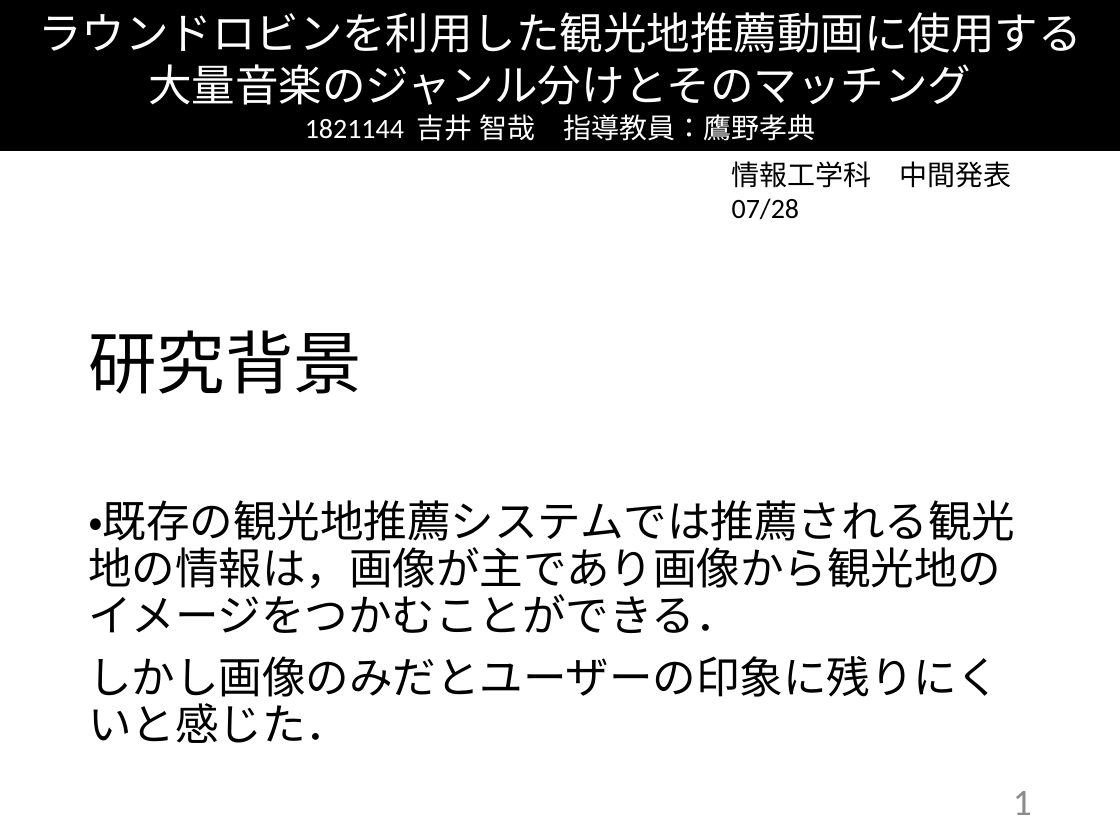
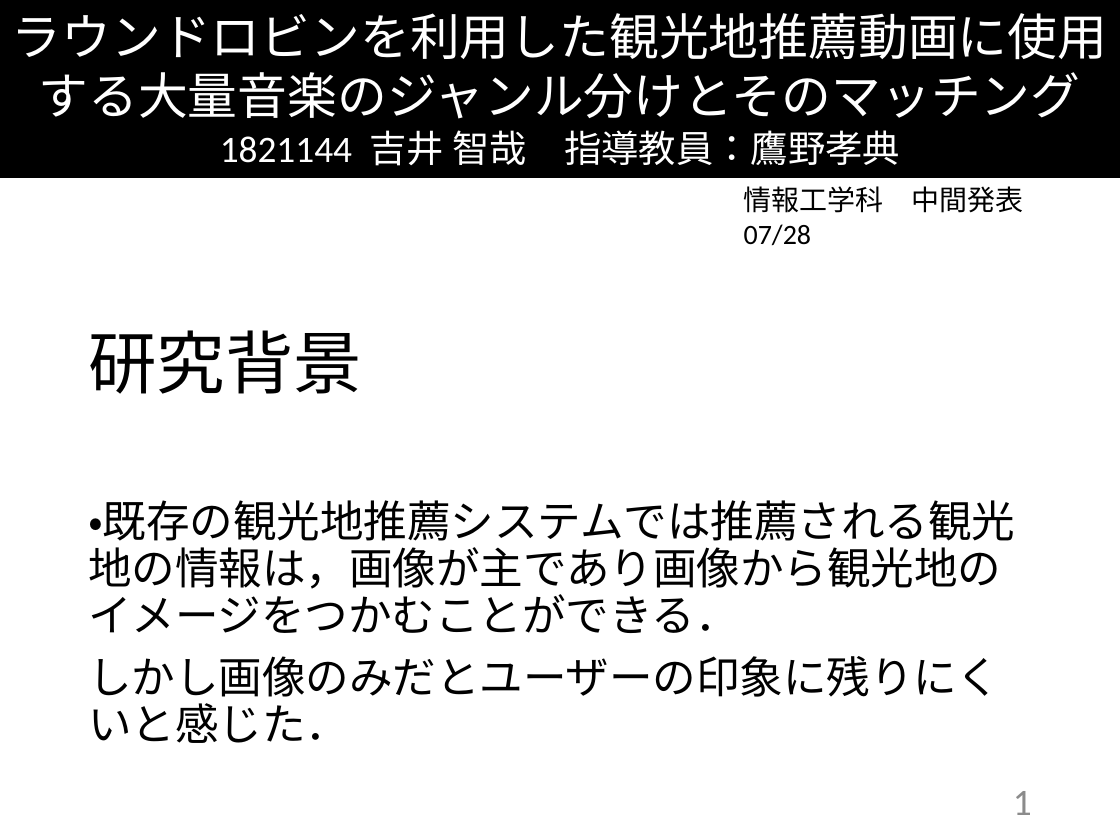
Before and after one commit to kait-takanolab/1821144-yoshii-thesis, a slide deck: slide 1 of 学部_中間発表_1821144.pptx. Drawn at 1120x840 pixels with LibreOffice and Linux fonts; fonts in the diff are those of the drawing. Boxes give left, top, right and bottom in pixels: in the first picture for what was removed or moved away, otherwise in the second. Text is boxed around its words. In the diff, an @@ line names an element or a change of style, - is before the commit and + after.

```diff
--- a/学部_中間発表_1821144.pptx
+++ b/学部_中間発表_1821144.pptx
@@ rectangle "ラウンドロビンを利用した観光地推薦動画に使用する大量音楽のジャンル分けとそのマッチング": place and size @@
-rectangle "ラウンドロビンを利用した観光地推薦動画に使用する大量音楽のジャンル分けとそのマッチング" at (0, 0, 1120, 151)
+rectangle "ラウンドロビンを利用した観光地推薦動画に使用する大量音楽のジャンル分けとそのマッチング" at (0, 0, 1120, 177)
@@ text in rectangle at (12, 13, 1108, 119): text changed; size 28 to 32 pt @@
-ラウンドロビンを利用した観光地推薦動画に使用する
-大量音楽のジャンル分けとそのマッチング
+ラウンドロビンを利用した観光地推薦動画に使用する大量音楽のジャンル分けとそのマッチング
@@ text in rectangle at (220, 130, 900, 166): size 18 to 24 pt in "1821144 吉井 智哉 指導教員：鷹野孝典" @@
@@ text "情報工学科 中間発表 07/28": place and size @@
-text "情報工学科 中間発表 07/28" at (732, 161, 1012, 188)
+text "情報工学科 中間発表 07/28" at (744, 186, 1024, 213)
```
